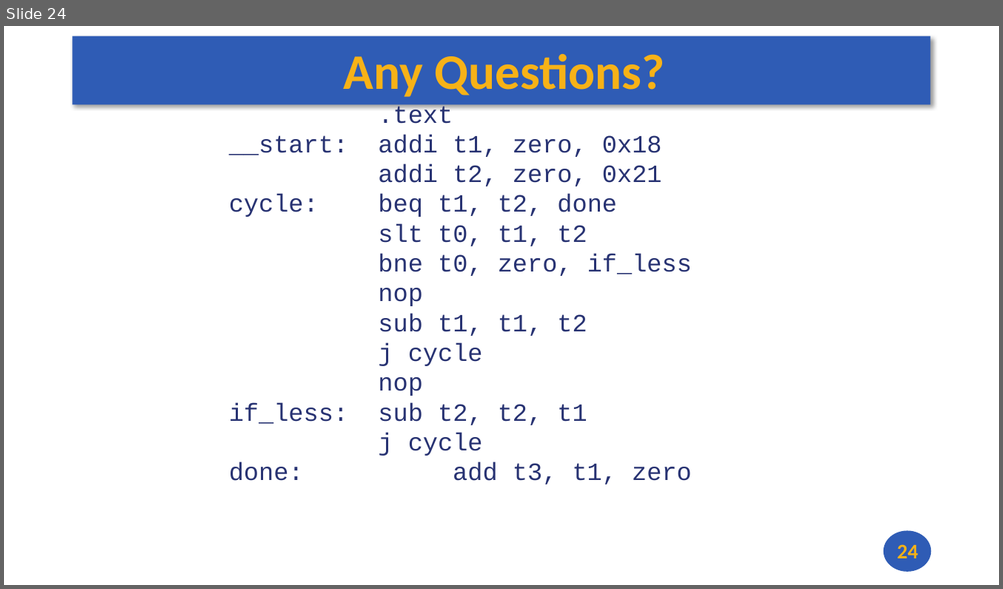
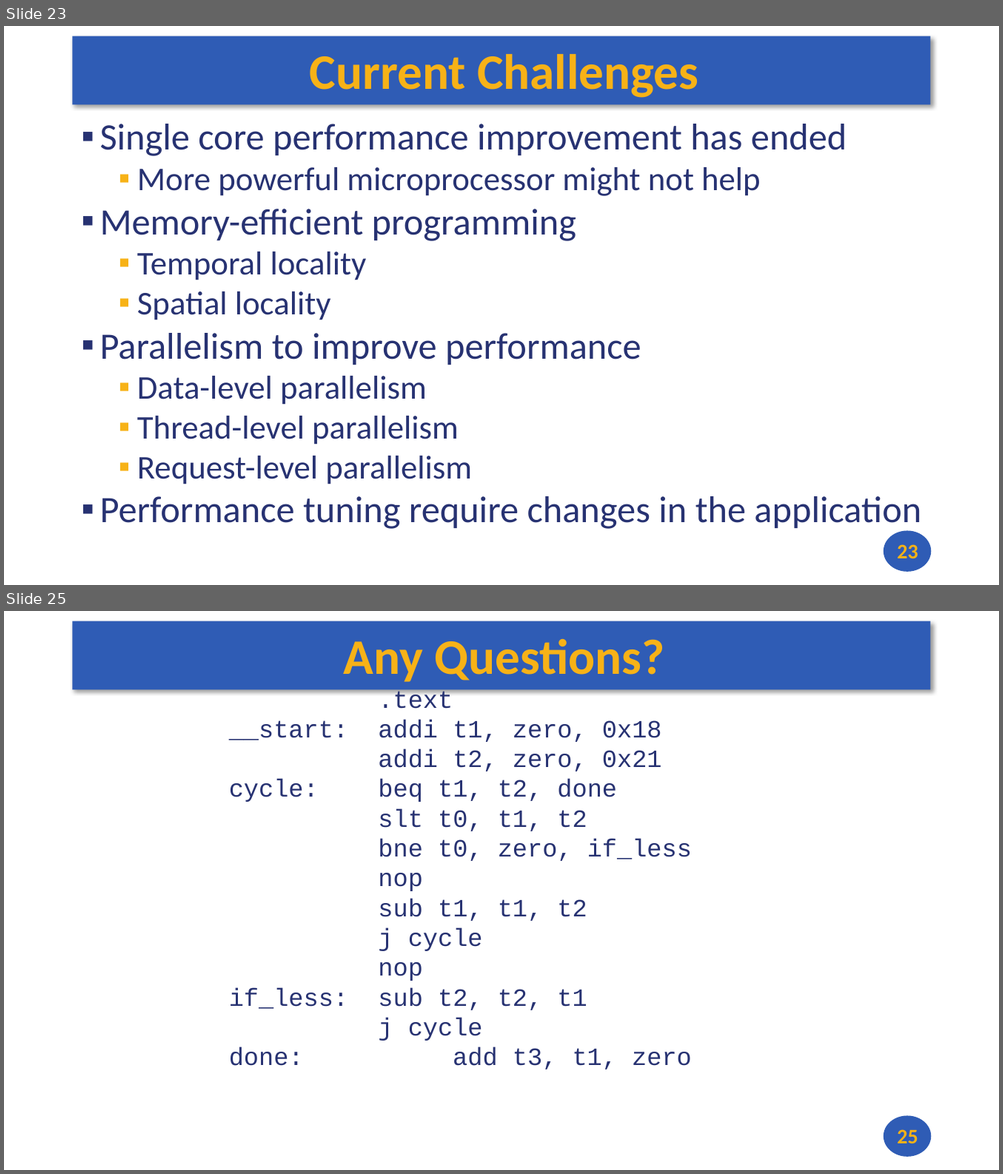
Before and after one commit to andrewt0301/hse-acos-course, a slide deck: docs/part1ca/01_Introduction/CA_Lecture_01.pptx. Shown one above the other, each under a label of ours: slide 24 before the commit, slides 23 and 25 after it; the slides between them are not shown. The pictures are 1003x589 and 1003x1174 pixels, drawn with LibreOffice and Linux fonts; fonts in the diff are those of the drawing. Boxes give left, top, right and bottom in pixels: in the first picture for what was removed or moved away, otherwise in the second. Text is boxed around its words. In the diff, an @@ line names an element or a change of style, - is before the commit and + after.

```diff
--- a/docs/part1ca/01_Introduction/CA_Lecture_01.pptx
+++ b/docs/part1ca/01_Introduction/CA_Lecture_01.pptx
@@ slide 23 added at [4, 26, 999, 585], background #FFFFFF; not listed: 2 template elements that a slide beside it also shows @@
@@ title added at [310, 54, 698, 98], 48 pt, text #F7B217, bold @@
+Current Challenges
@@ text added at [100, 124, 921, 531], 36 pt, text #273272 @@
+▪ Single core performance improvement has ended
+  ▪ More powerful microprocessor might not help
+▪ Memory-efficient programming
+  ▪ Temporal locality
+  ▪ Spatial locality
+▪ Parallelism to improve performance
+  ▪ Data-level parallelism
+  ▪ Thread-level parallelism
+  ▪ Request-level parallelism
+▪ Performance tuning require changes in the application
@@ page number added at [896, 545, 917, 559], 20 pt, text #F7B217, bold @@
+23
@@ what was slide 24 is now slide 25 @@
@@ page number at [896, 1130, 917, 1144]: text changed @@
-24
+25
```
Also in this commit, not shown: 4 slides changed, 4 other files.
